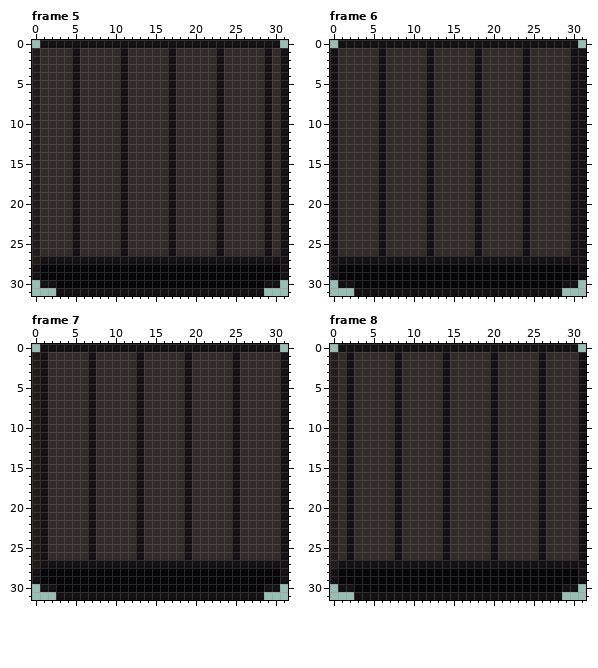
Pixel-art file, stored at Assets/Sprites/Conveyor-Right.aseprite. This is how it looked before the edit.
32x32 pixels, 30 frames. Shown: frame 5, frame 6, frame 7, frame 8. The commit also changed other frames, which this record leaves out.
After the commit:
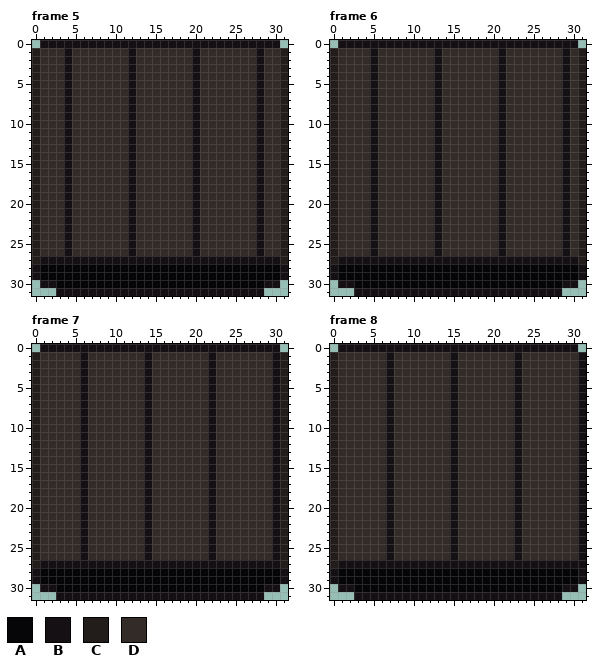
Palette (. is transparent): A #060608  B #141013  C #221c1a  D #322b28
Log entry: Conveyors convert to 2D
Difference:
Changed rows in their new state; - is an unchanged pixel.
Frame 5:
first column x 4:
 1 BD-----DB----D--B--D----BD-C
 2 BD-----DB----D--B--D----BD-C
 3 BD-----DB----D--B--D----BD-C
 4 BD-----DB----D--B--D----BD-C
 5 BD-----DB----D--B--D----BD-C
 6 BD-----DB----D--B--D----BD-C
 7 BD-----DB----D--B--D----BD-C
 8 BD-----DB----D--B--D----BD-C
 9 BD-----DB----D--B--D----BD-C
10 BD-----DB----D--B--D----BD-C
11 BD-----DB----D--B--D----BD-C
12 BD-----DB----D--B--D----BD-C
13 BD-----DB----D--B--D----BD-C
14 BD-----DB----D--B--D----BD-C
15 BD-----DB----D--B--D----BD-C
16 BD-----DB----D--B--D----BD-C
17 BD-----DB----D--B--D----BD-C
18 BD-----DB----D--B--D----BD-C
19 BD-----DB----D--B--D----BD-C
20 BD-----DB----D--B--D----BD-C
21 BD-----DB----D--B--D----BD-C
22 BD-----DB----D--B--D----BD-C
23 BD-----DB----D--B--D----BD-C
24 BD-----DB----D--B--D----BD-C
25 BD-----DB----D--B--D----BD-C
26 BD-----DB----D--B--D----BD-C
27 ---------------------------C
Frame 6:
first column x 0:
 1 C----BD-----DB----D--B--D----BDC
 2 C----BD-----DB----D--B--D----BDC
 3 C----BD-----DB----D--B--D----BDC
 4 C----BD-----DB----D--B--D----BDC
 5 C----BD-----DB----D--B--D----BDC
 6 C----BD-----DB----D--B--D----BDC
 7 C----BD-----DB----D--B--D----BDC
 8 C----BD-----DB----D--B--D----BDC
 9 C----BD-----DB----D--B--D----BDC
10 C----BD-----DB----D--B--D----BDC
11 C----BD-----DB----D--B--D----BDC
12 C----BD-----DB----D--B--D----BDC
13 C----BD-----DB----D--B--D----BDC
14 C----BD-----DB----D--B--D----BDC
15 C----BD-----DB----D--B--D----BDC
16 C----BD-----DB----D--B--D----BDC
17 C----BD-----DB----D--B--D----BDC
18 C----BD-----DB----D--B--D----BDC
19 C----BD-----DB----D--B--D----BDC
20 C----BD-----DB----D--B--D----BDC
21 C----BD-----DB----D--B--D----BDC
22 C----BD-----DB----D--B--D----BDC
23 C----BD-----DB----D--B--D----BDC
24 C----BD-----DB----D--B--D----BDC
25 C----BD-----DB----D--B--D----BDC
26 C----BD-----DB----D--B--D----BDC
27 C------------------------------C
Frame 7:
first column x 1:
 1 D----BD-----DB----D--B--D----BC
 2 D----BD-----DB----D--B--D----BC
 3 D----BD-----DB----D--B--D----BC
 4 D----BD-----DB----D--B--D----BC
 5 D----BD-----DB----D--B--D----BC
 6 D----BD-----DB----D--B--D----BC
 7 D----BD-----DB----D--B--D----BC
 8 D----BD-----DB----D--B--D----BC
 9 D----BD-----DB----D--B--D----BC
10 D----BD-----DB----D--B--D----BC
11 D----BD-----DB----D--B--D----BC
12 D----BD-----DB----D--B--D----BC
13 D----BD-----DB----D--B--D----BC
14 D----BD-----DB----D--B--D----BC
15 D----BD-----DB----D--B--D----BC
16 D----BD-----DB----D--B--D----BC
17 D----BD-----DB----D--B--D----BC
18 D----BD-----DB----D--B--D----BC
19 D----BD-----DB----D--B--D----BC
20 D----BD-----DB----D--B--D----BC
21 D----BD-----DB----D--B--D----BC
22 D----BD-----DB----D--B--D----BC
23 D----BD-----DB----D--B--D----BC
24 D----BD-----DB----D--B--D----BC
25 D----BD-----DB----D--B--D----BC
26 D----BD-----DB----D--B--D----BC
27 ------------------------------C
Frame 8:
first column x 2:
 1 D----BD-----DB----D--B--D
 2 D----BD-----DB----D--B--D
 3 D----BD-----DB----D--B--D
 4 D----BD-----DB----D--B--D
 5 D----BD-----DB----D--B--D
 6 D----BD-----DB----D--B--D
 7 D----BD-----DB----D--B--D
 8 D----BD-----DB----D--B--D
 9 D----BD-----DB----D--B--D
10 D----BD-----DB----D--B--D
11 D----BD-----DB----D--B--D
12 D----BD-----DB----D--B--D
13 D----BD-----DB----D--B--D
14 D----BD-----DB----D--B--D
15 D----BD-----DB----D--B--D
16 D----BD-----DB----D--B--D
17 D----BD-----DB----D--B--D
18 D----BD-----DB----D--B--D
19 D----BD-----DB----D--B--D
20 D----BD-----DB----D--B--D
21 D----BD-----DB----D--B--D
22 D----BD-----DB----D--B--D
23 D----BD-----DB----D--B--D
24 D----BD-----DB----D--B--D
25 D----BD-----DB----D--B--D
26 D----BD-----DB----D--B--D
